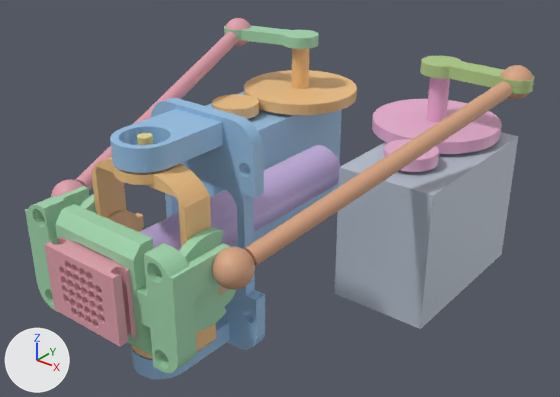
What one commit did to the glTF model cloud-claude/2026-11-09-v2-hand-cad/out/wrist/wrist.glb.
The view is the same before and after, from a camera (50 mm lens) standing at (108.9, -94.0, 81.9) and looking at (2.6, 38.9, -0.5). The axes (+X, +Y, +Z) are drawn at lower left. The lights are the same throughout. The older version comes first. Vertices at exactly the same position are counted once.

Objects in the first picture: 'palm_flange', 'palm_sheath_clamp', 'sheath_bundle', 'wrist_base', 'wrist_crank_R', 'wrist_gears_L', 'wrist_gears_R', 'wrist_ring', 'wrist_rod_L', 'wrist_rod_R', 'wrist_servo_L', 'wrist_servo_R' and 3 more.
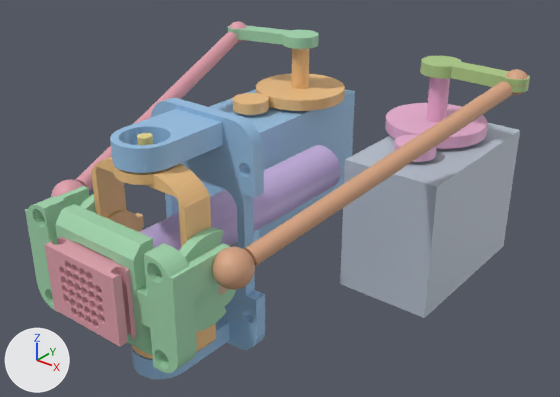
The change in detail:
me_wrist_servo_r is used by ob_wrist_servo_r; location (0.0, 0.0, 0.0).
me_wrist_servo_r had 92 vertices, 180 faces and spanned x 15.1..39.8, y 45.4..90.6, z -26.0..10.0.
me_wrist_servo_r now has 92 vertices, 180 faces and spans x 13.6..38.3, y 50.0..95.2, z -26.0..10.0.
me_wrist_servo_r part 1: the whole mesh is moved by (-1.5, 4.6, 0.0).
me_wrist_gears_r is used by ob_wrist_gears_r; location (0.0, 0.0, 0.0).
me_wrist_gears_r had 256 vertices, 508 faces and spanned x 5.7..38.4, y 50.7..95.4, z 10.0..25.3.
me_wrist_gears_r now has 256 vertices, 508 faces and spans x 9.2..34.9, y 56.6..91.9, z 10.0..25.3.
me_wrist_gears_r part 2: 115 vertices moved from x 5.7..38.4, y 50.7..95.4, z 10.0..13.0 to x 9.2..34.9, y 56.6..91.9, z 10.0..13.0; 57 vertices removed from x 6.0..38.3, y 50.7..95.2, z 10.0..13.0; 57 vertices added at x 9.4..34.8, y 56.6..91.7, z 10.0..13.0.
me_wrist_crank_r is used by ob_wrist_crank_r; location (0.0, 0.0, 0.0).
me_wrist_crank_r had 134 vertices, 264 faces and spanned x 17.0..45.9, y 74.0..84.0, z 25.3..28.3.
me_wrist_crank_r now has 132 vertices, 260 faces and spans x 17.0..44.9, y 74.0..84.0, z 25.3..28.3.
me_wrist_crank_r part 3: the whole mesh is rebuilt.
me_wrist_rod_r is used by ob_wrist_rod_r; location (0.0, 0.0, 0.0).
me_wrist_rod_r had 2152 vertices, 4294 faces and spanned x 20.2..45.9, y -6.0..82.5, z 3.1..30.8.
me_wrist_rod_r now has 2152 vertices, 4294 faces and spans x 20.2..44.9, y -6.0..81.5, z 3.1..29.8.
me_wrist_rod_r part 4: the loose piece of 1012 vertices spanning x 38.0..45.9, y 74.5..82.5, z 22.8..30.8 is scaled about its middle by 0.75.
me_wrist_servo_l is used by ob_wrist_servo_l; location (0.0, 0.0, 0.0).
me_wrist_servo_l had 92 vertices, 180 faces and spanned x -39.8..-15.1, y 45.4..90.6, z -26.0..10.0.
me_wrist_servo_l now has 92 vertices, 180 faces and spans x -38.3..-13.6, y 50.0..95.2, z -26.0..10.0.
me_wrist_servo_l part 5: the whole mesh is moved by (1.5, 4.6, 0.0).
me_wrist_gears_l is used by ob_wrist_gears_l; location (0.0, 0.0, 0.0).
me_wrist_gears_l had 256 vertices, 508 faces and spanned x -38.4..-5.7, y 50.7..95.4, z 10.0..25.3.
me_wrist_gears_l now has 256 vertices, 508 faces and spans x -34.9..-9.2, y 56.6..91.9, z 10.0..25.3.
me_wrist_gears_l part 6: 110 vertices moved from x -38.4..-5.7, y 50.7..95.4, z 10.0..13.0 to x -34.9..-9.2, y 56.6..91.9, z 10.0..13.0; 62 vertices removed from x -38.3..-5.7, y 50.7..95.2, z 10.0..13.0; 62 vertices added at x -34.8..-9.2, y 56.6..91.7, z 10.0..13.0.

Location of each change, (x1, y1, x2, y2) in pixels of the pictures (560 x 397 px; the box of a moved part takes in the faces that stretch with it):
'wrist_servo_R', moved
    before: (335, 132, 518, 329)
    after: (340, 122, 520, 318)
'wrist_rod_R', reshaped
    before: (212, 65, 533, 290)
    after: (212, 69, 529, 290)
'wrist_servo_L', moved
    before: (201, 91, 342, 247)
    after: (201, 89, 355, 242)
'wrist_gears_R', reshaped (21% narrower, 10% shorter)
    before: (372, 77, 502, 172)
    after: (385, 77, 488, 162)
'wrist_gears_L', reshaped (23% narrower)
    before: (212, 48, 357, 119)
    after: (233, 48, 345, 115)
'wrist_crank_R', reshaped
    before: (420, 56, 534, 94)
    after: (420, 56, 530, 92)
part 2 of me_wrist_gears_r, moved or reshaped
    before: (372, 99, 502, 172)
    after: (385, 103, 488, 162)
part 4 of me_wrist_rod_r, moved or reshaped
    before: (501, 65, 533, 99)
    after: (505, 69, 529, 95)
part 6 of me_wrist_gears_l, moved or reshaped
    before: (212, 70, 357, 119)
    after: (233, 74, 345, 115)
